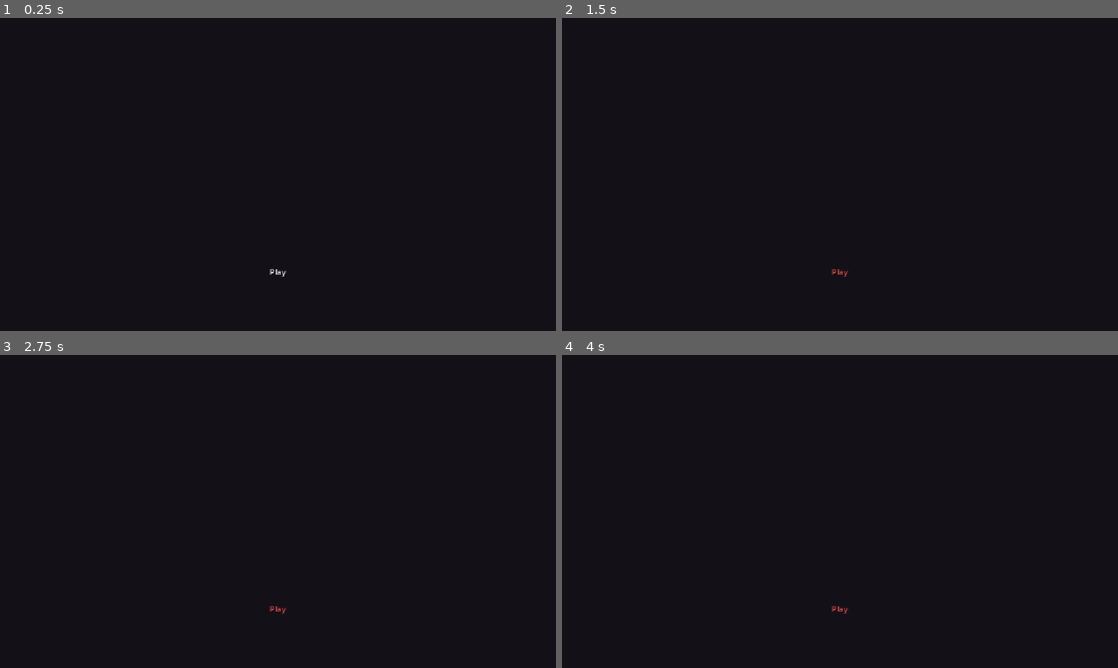
Above: before the commit, frames 1-4 (two rows, left to right).
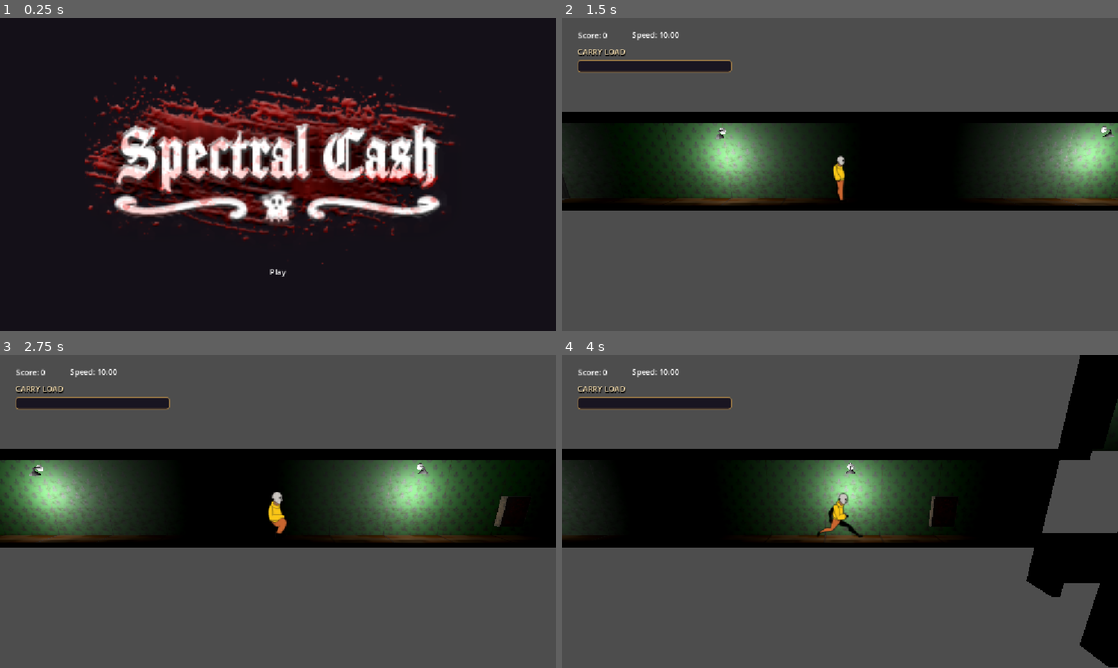
Above: after the commit, the same moments.

Repository: jinsato0422/haunted-mansion
Game: Godot game, scene res://Scenes/Game.tscn
Two runs of this game, one before a commit and one after it. Both use one fixed random seed, a clock stepped at 60 frames per second and the inputs below.
Inputs (mouse positions are in pixels of both pictures, inside the frame that each line leads up to):
- Up to frame 1 (0.25 s): no input
- Up to frame 2 (1.5 s): click "Play" at 0.5 s; click (840, 271) at 1.25 s, where only the run before the commit has a clickable "Play"
- Up to frame 3 (2.75 s): tap Enter at 2 s; hold D (move_right) from 2.03 s (still down); hold Ctrl (grab) from 2.03 s (still down); tap Space (jump) at 2.27 s
- Up to frame 4 (4 s): release D (move_right) at 2.78 s; release Ctrl (grab) at 2.78 s; hold S (down) 2.78-3.53 s; tap E (interact) at 2.85 s; tap Space (jump) at 3.02 s; hold D (move_right) from 3.53 s (still down); hold Shift (run) from 3.53 s (still down)

The runs differ from the first frame. In frame 1, 19% of the frame differs, in the area x 15-82%, y 18-79%; in frame 2, 79%; in frame 3, 80%, in the area x 0-100%, y 0-100%; in frame 4, 71%.
Error before the commit: Parse Error: Used tab character for indentation instead of space as used before in the file. (res://Scripts/main_side.gd:27)

Commit message:
Fixed Logo not showing

Diff:
--- a/Scenes/Game.tscn
+++ b/Scenes/Game.tscn
@@ -4,13 +4,12 @@
 [ext_resource type="PackedScene" uid="uid://byl4pywlkquac" path="res://Scenes/ghost.tscn" id="2_ucghm"]
 [ext_resource type="PackedScene" uid="uid://0wdgmqfou2gp" path="res://Scenes/player.tscn" id="3_rltmn"]
 [ext_resource type="PackedScene" uid="uid://bheme71kyujx6" path="res://Scenes/treasure.tscn" id="4_yfthy"]
-
 [ext_resource type="PackedScene" uid="uid://c1hh734lrbs6f" path="res://Scenes/sm_hall_8m_Green.tscn" id="5_ucghm"]
 [ext_resource type="PackedScene" uid="uid://cambo0qm4fntl" path="res://Scenes/light.tscn" id="7_yfthy"]
 [ext_resource type="PackedScene" uid="uid://8k3ghqayanon" path="res://Scenes/sm_stairs_up.tscn" id="8_2irst"]
 [ext_resource type="PackedScene" uid="uid://dqka400b23bgb" path="res://Scenes/sm_hall_2m.tscn" id="9_71axn"]
 [ext_resource type="PackedScene" uid="uid://cyjv5a8kgi3s3" path="res://Scenes/sm_stairs_down.tscn" id="9_bf53h"]
-[ext_resource type="PackedScene" uid="uid://du054ww1x5832" path="res://Assets/3D/sm_hall_8m_Grey.tscn" id="7_fgofq"]
+[ext_resource type="Texture2D" uid="uid://cpf5wogcd0isp" path="res://Assets/UI/Logo_SC.png" id="9_dahhg"]
 
 [sub_resource type="StyleBoxFlat" id="StyleBoxFlat_load_track"]
 bg_color = Color(0.09, 0.07, 0.12, 0.95)
@@ -107,7 +106,7 @@
 [node name="SM_Hall_8M2" parent="." unique_id=663008911 instance=ExtResource("5_ucghm")]
 transform = Transform3D(-4.371139e-08, -1, 0, 1, -4.371139e-08, 0, 0, 0, 1, 19, 3, 0)
 
-[node name="SM_Hall_8M" parent="SM_Hall_8M2/Hall_grp" parent_id_path=PackedInt32Array(663008911, 90706149) index="0" unique_id=112162706]
+[node name="SM_Hall_8M" parent="SM_Hall_8M2/Hall_grp" parent_id_path=PackedInt32Array(663008911, 1857745869) index="0" unique_id=826501753]
 transform = Transform3D(1, 0, 0, 0, 1, 0, 0, 0, 1, 0, 0, -1)
 
 [node name="Light" parent="." unique_id=1034226516 instance=ExtResource("7_yfthy")]
@@ -169,6 +168,7 @@
 
 [node name="SM_Hall_8M_Green5" parent="." unique_id=1119351235 instance=ExtResource("5_ucghm")]
 transform = Transform3D(-4.371139e-08, -1, 0, 1, -4.371139e-08, 0, 0, 0, 1, 40, -17, -1)
+
 [node name="StartScreen" type="CanvasLayer" parent="." unique_id=1006084496]
 
 [node name="ColorRect" type="ColorRect" parent="StartScreen" unique_id=1264442752]
@@ -193,7 +193,7 @@
 [node name="Logo" type="TextureRect" parent="StartScreen/ColorRect/CenterContainer/VBoxContainer" unique_id=865861047]
 custom_minimum_size = Vector2(800, 400)
 layout_mode = 2
-texture = ExtResource("8_2irst")
+texture = ExtResource("9_dahhg")
 expand_mode = 1
 stretch_mode = 5
 
--- a/Scripts/main_side.gd
+++ b/Scripts/main_side.gd
@@ -23,7 +23,7 @@
 var game_started := false
 
 func _ready() -> void:
-  get_tree().paused = true
+	get_tree().paused = true
 	start_screen.process_mode = Node.PROCESS_MODE_ALWAYS
 	play_button.pressed.connect(_on_play_pressed)
 	play_button.grab_focus()
--- a/treasure.tscn
+++ /dev/null
@@ -1,38 +0,0 @@
-[gd_scene format=3 uid="uid://by8siyt0j8pt1"]
-[gd_scene format=3 uid="uid://bx186o0mjyudh"]
-
-[ext_resource type="Script" uid="uid://2hoc4igxf8l5" path="res://Scripts/treasure.gd" id="1_dubxd"]
-[ext_resource type="PackedScene" uid="uid://di5u0nn8vu367" path="res://Assets/Treasures/Cursed/book_ob_un_text.tscn" id="2_h85lg"]
-
-[sub_resource type="SphereShape3D" id="SphereShape3D_2bngr"]
-
-[sub_resource type="StandardMaterial3D" id="StandardMaterial3D_2unnm"]
-
-[node name="Treasure" type="Area3D" unique_id=2056213325]
-[node name="Treasure2" type="Area3D" unique_id=2056213325]
-collision_mask = 2
-script = ExtResource("1_dubxd")
-
-[node name="CollisionShape3D" type="CollisionShape3D" parent="." unique_id=93178961]
-shape = SubResource("SphereShape3D_2bngr")
-
-[node name="CPUParticles3D" type="CPUParticles3D" parent="." unique_id=1334332930]
-transform = Transform3D(1, 0, 0, 0, 1, 0, 0, 0, 1, 0, 0, 0.020817876)
-visible = false
-material_override = SubResource("StandardMaterial3D_2unnm")
-amount = 21
-speed_scale = 2.3
-explosiveness = 1.0
-emission_shape = 1
-emission_sphere_radius = 1.0
-initial_velocity_min = 198.02
-initial_velocity_max = 792.08
-angular_velocity_min = -417.38
-angular_velocity_max = 499.01
-
-[node name="Cursed" type="Node3D" parent="." unique_id=249043489]
-
-[node name="Book_OB_UnText" parent="Cursed" unique_id=1952639841 instance=ExtResource("2_h85lg")]
-transform = Transform3D(0.28, 0, 0, 0, 0.28, 0, 0, 0, 0.28, 0, 0, 0)
-
-[connection signal="body_entered" from="." to="." method="_on_body_entered"]
